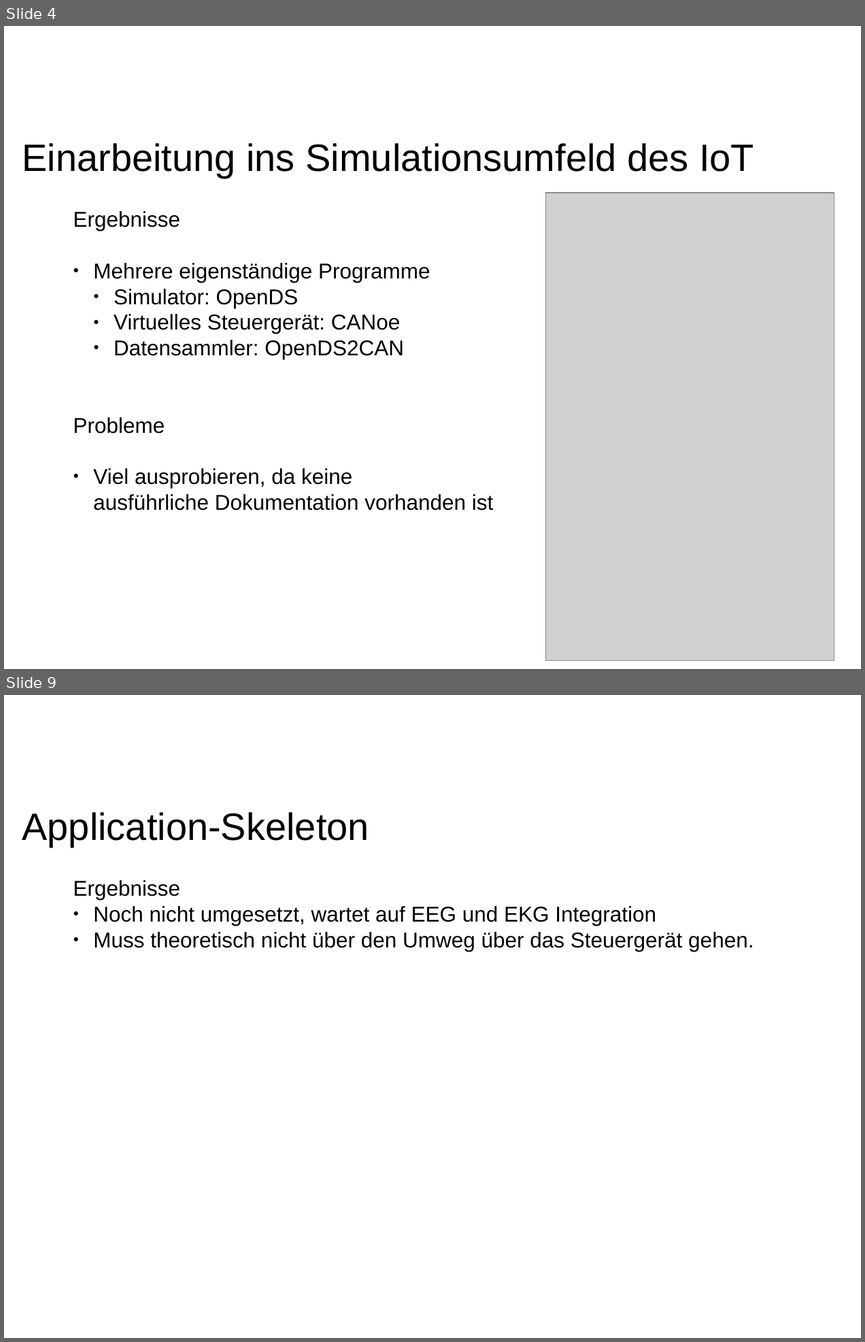
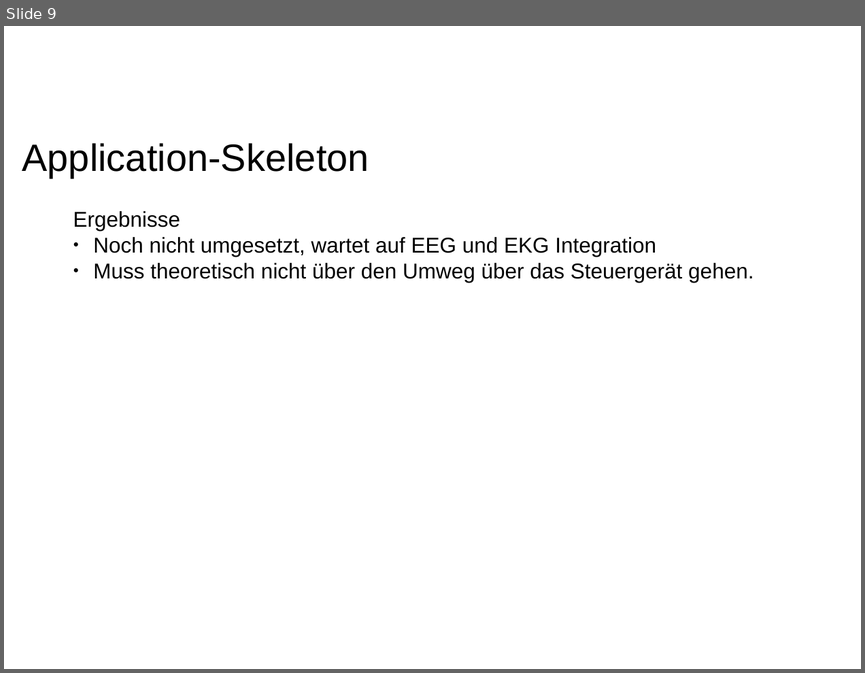
Before and after one commit to ppasler/current-adas, a slide deck: project/Zwischenstand.odp. Shown one above the other, each under a label of ours: slides 4 and 9 before the commit, slide 9 after it; the slides between them are not shown. The pictures are 865x1342 and 865x673 pixels, drawn with LibreOffice and Linux fonts; fonts in the diff are those of the drawing; grey boxes stand for pictures; background and template pictures are left out. Boxes give left, top, right and bottom in pixels: in the first picture for what was removed or moved away, otherwise in the second. Text is boxed around its words. In the diff, an @@ line names an element or a change of style, - is before the commit and + after.

```diff
--- a/project/Zwischenstand.odp
+++ b/project/Zwischenstand.odp
@@ slide 4 removed at [4, 26, 861, 669], background #FFFFFF @@
@@ text removed at [22, 143, 754, 178] @@
-Einarbeitung ins Simulationsumfeld des IoT
@@ picture removed at [545, 193, 834, 661] @@
@@ text removed at [73, 211, 493, 510] @@
-Ergebnisse
-● Mehrere eigenständige Programme
-  ● Simulator: OpenDS
-  ● Virtuelles Steuergerät: CANoe
-  ● Datensammler: OpenDS2CAN
-Probleme
-● Viel ausprobieren, da keine
-  ausführliche Dokumentation vorhanden ist
```
Also in this commit, not shown: 1 slide changed, 6 slides added, 5 other slides removed, 8 other files.
